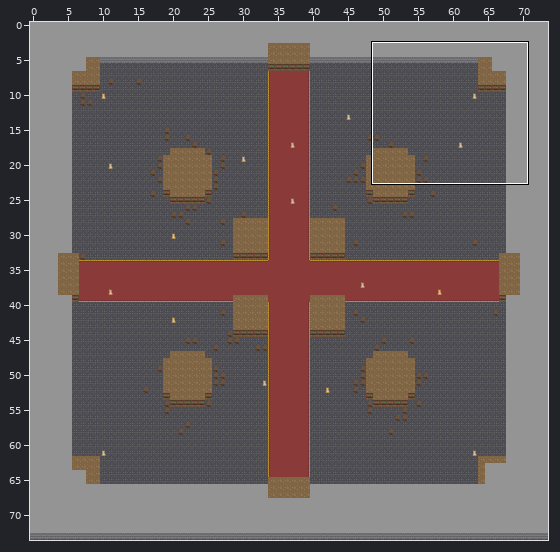
One commit to this Tiled map: core/assets/maps/map.tmx. The picture above shows the old version from afar; the outline marks the close-up.
Close-up. Before the edit:
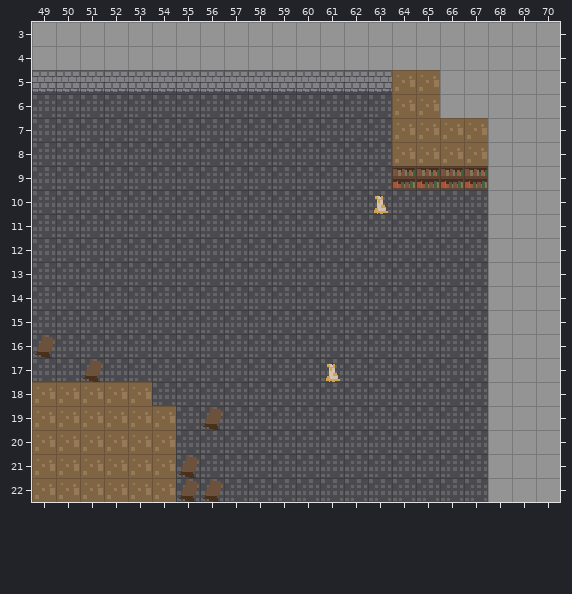
Cells are 16x16 px. Shown: x 49..70, y 3..22. The commit also changed other parts of the map, which this record leaves out.
After:
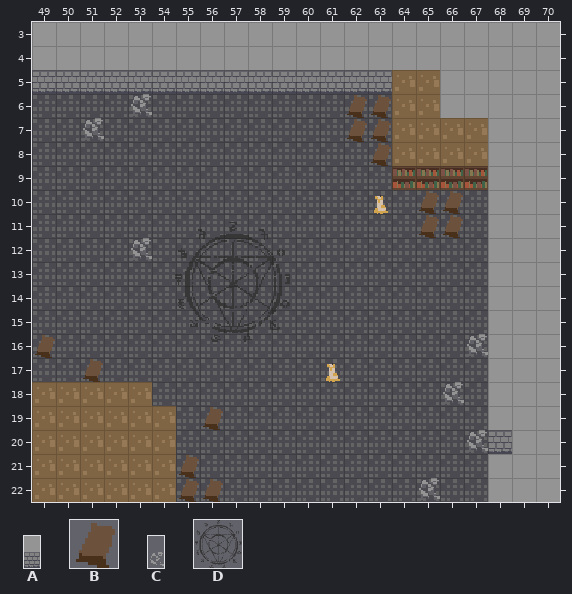
Key: from "default": A 1 "wall", B 10 "book", C 12 "rubble"; from "images": D 0 "magicirclesmall".
_ is an empty cell.
Objects are placed by their top-left corner, in cells (3,4 is the top-left corner of cell 3,4); size is 1x1 cell unless given.
What changed:
Layer "overlay":
Tile B is added in rows 6 to 7 at x 62 to 63; in row 8 at x 63; in rows 10 to 11 at x 65 to 66.
Tile C is added in row 6 at x 53; in row 7 at x 51; in row 12 at x 53; in row 16 at x 67; in row 18 at x 66; in row 20 at x 67.
Tile C is added in row 22 at x 65.
Layer "walls":
The edit erases tile A in row 21 at x 68.
Layer "images" (added):
A new object: D "magicirclesmall" at 54.8,11.3 size 5x5.
Boxes around the changes in both close-ups, in picture pixels (x1, y1, x2, y2):
added: (131, 94, 152, 116)
added: (83, 118, 104, 140)
added: (347, 95, 391, 166)
added: (419, 191, 463, 238)
added: (131, 238, 152, 260)
added: (175, 222, 290, 342)
changed: (443, 334, 512, 454)
added: (419, 478, 440, 500)
